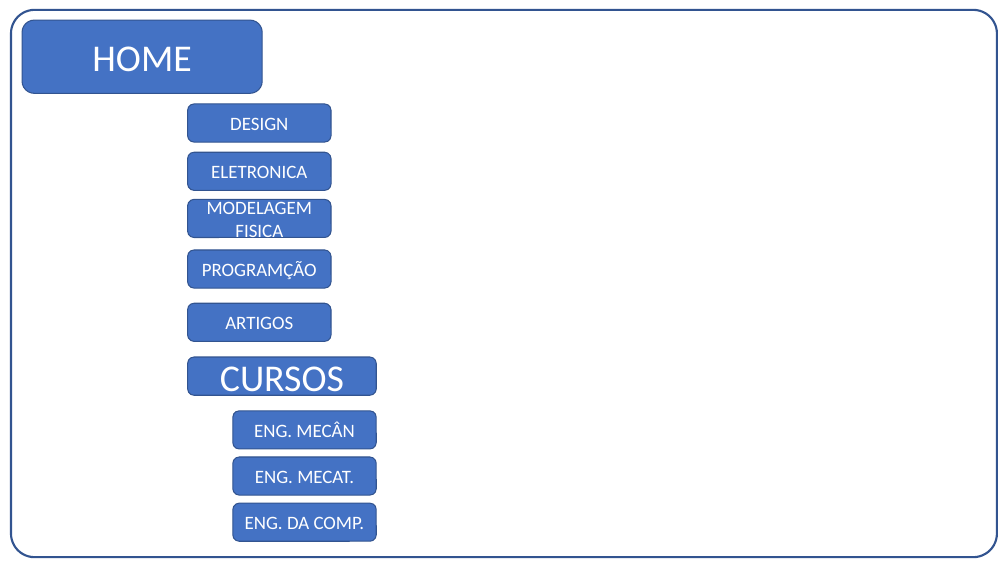
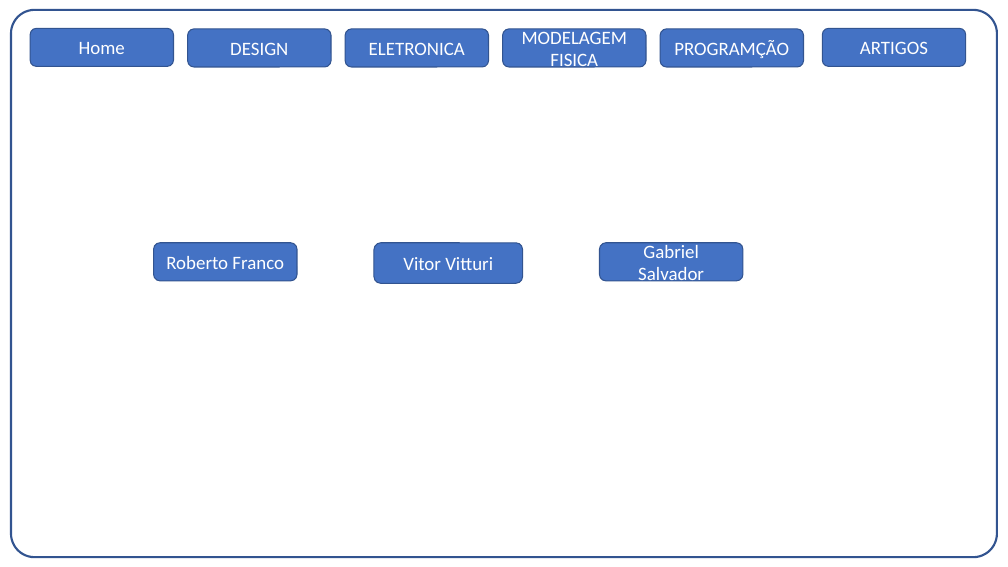
Before and after one commit to betofr1/co-design, a slide deck: slide 6 of Projeto 1/Entrega01.pptx. Drawn at 1008x567 pixels with LibreOffice and Linux fonts; fonts in the diff are those of the drawing. Boxes give left, top, right and bottom in pixels: in the first picture for what was removed or moved away, otherwise in the second. Text is boxed around its words. In the diff, an @@ line names an element or a change of style, - is before the commit and + after.

```diff
--- a/Projeto 1/Entrega01.pptx
+++ b/Projeto 1/Entrega01.pptx
@@ rounded rectangle "Home": place and size @@
-rounded rectangle "Home" at (22, 20, 262, 94)
+rounded rectangle "Home" at (30, 28, 174, 66)
@@ rounded rectangle "DESIGN": place and size @@
-rounded rectangle "DESIGN" at (188, 104, 331, 142)
+rounded rectangle "DESIGN" at (188, 29, 331, 67)
@@ rounded rectangle "ELETRONICA": place and size @@
-rounded rectangle "ELETRONICA" at (188, 152, 331, 190)
+rounded rectangle "ELETRONICA" at (346, 29, 489, 67)
@@ rounded rectangle "MODELAGEM FISICA": place and size @@
-rounded rectangle "MODELAGEM FISICA" at (188, 200, 331, 237)
+rounded rectangle "MODELAGEM FISICA" at (503, 29, 647, 67)
@@ rounded rectangle "PROGRAMÇÃO": place and size @@
-rounded rectangle "PROGRAMÇÃO" at (188, 250, 331, 288)
+rounded rectangle "PROGRAMÇÃO" at (660, 29, 804, 67)
@@ rounded rectangle "ARTIGOS": place and size @@
-rounded rectangle "ARTIGOS" at (188, 303, 331, 341)
+rounded rectangle "ARTIGOS" at (823, 28, 966, 66)
@@ text in rounded rectangle at (79, 42, 125, 54): text changed; size 36 to 18 pt @@
-HOME
+Home
@@ rounded rectangle added at (154, 243, 297, 281), fill #4472C4, outline #325491 1 pt, 18 pt, text #FFFFFF @@
+Roberto Franco
@@ rounded rectangle added at (374, 243, 523, 284), fill #4472C4, outline #325491 1 pt, 18 pt, text #FFFFFF @@
+Vitor Vitturi
@@ rounded rectangle added at (600, 243, 743, 281), fill #4472C4, outline #325491 1 pt, 18 pt, text #FFFFFF @@
+Gabriel Salvador
@@ rounded rectangle removed at (188, 357, 376, 395) @@
-CURSOS
@@ rounded rectangle removed at (233, 411, 377, 448) @@
-ENG. MECÂN
@@ rounded rectangle removed at (233, 457, 377, 495) @@
-ENG. MECAT.
@@ rounded rectangle removed at (233, 504, 377, 541) @@
-ENG. DA COMP.
```
Also in this commit, not shown: 2 other slides changed, 2 other files.
